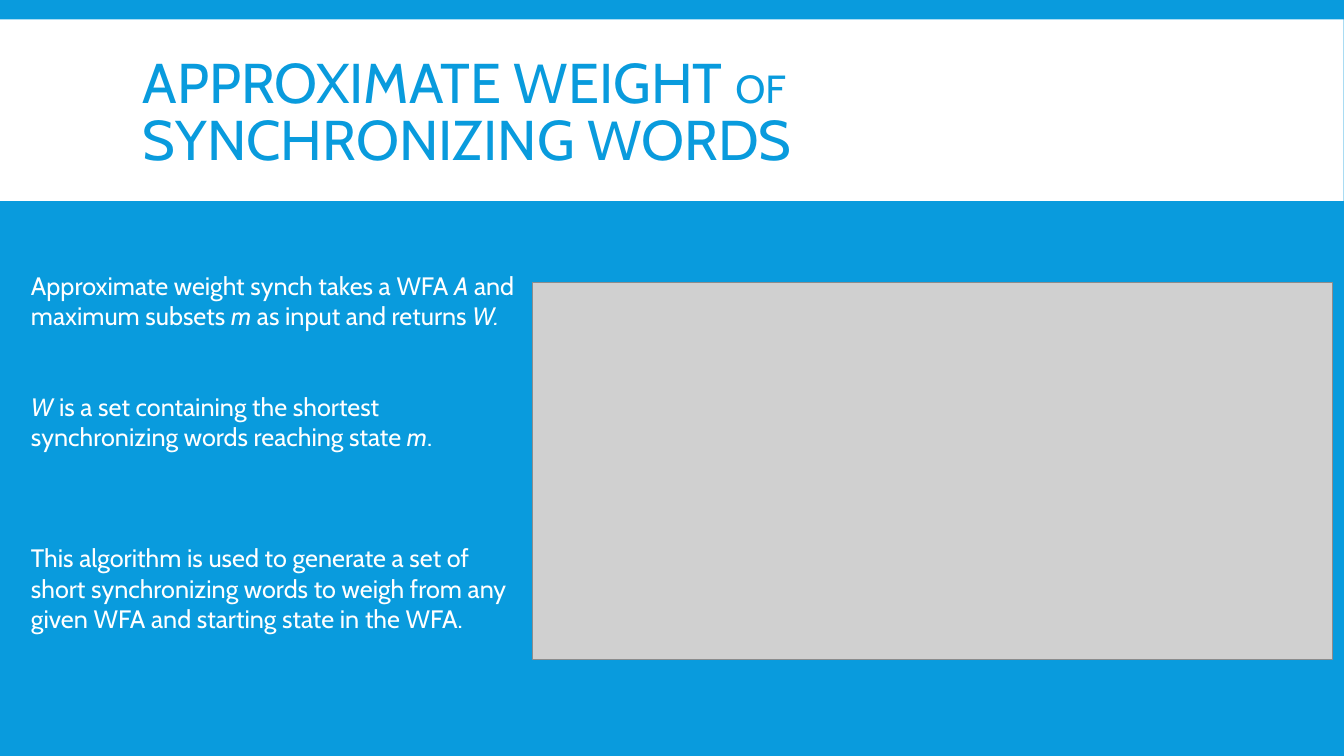
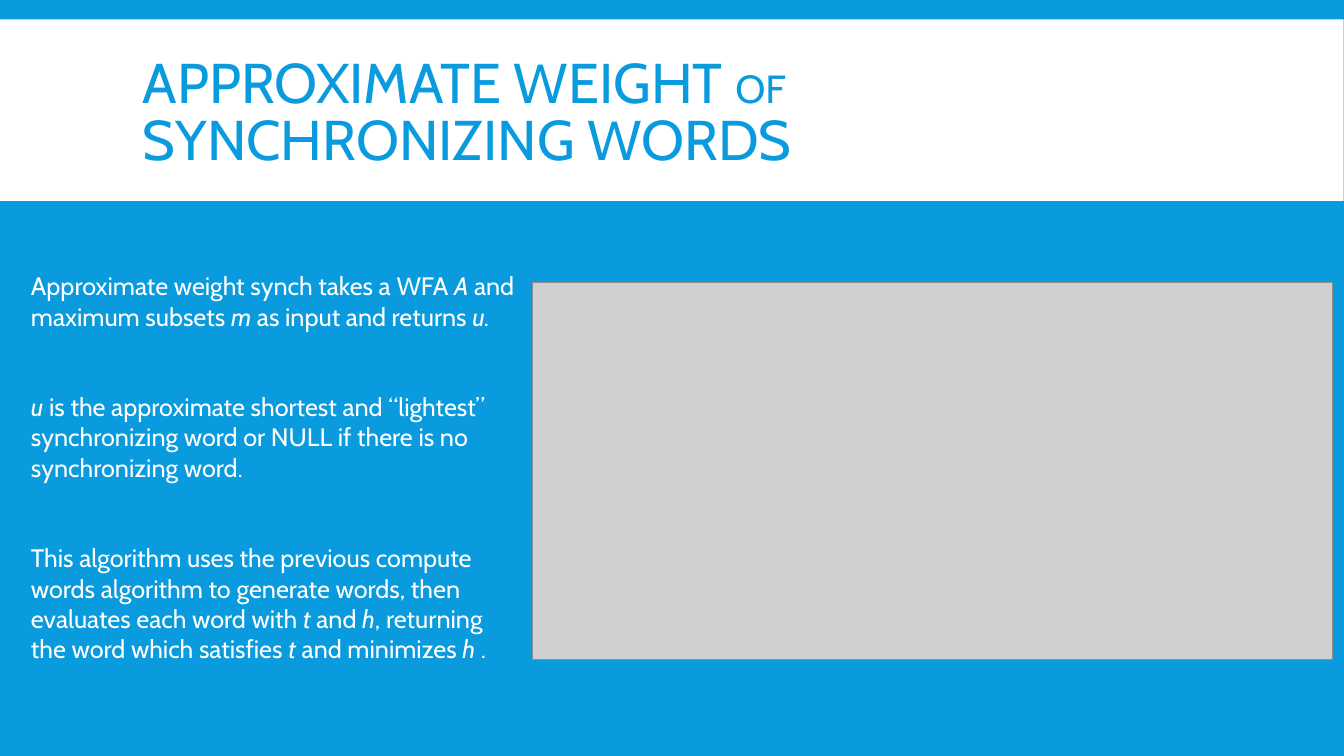
Before and after one commit to Jacobsma/CS477-Project, a slide deck: slide 13 of project.pptx (slide 14 before the commit). Drawn at 1344x756 pixels with LibreOffice and Linux fonts; fonts in the diff are those of the drawing; grey boxes stand for pictures. Boxes give left, top, right and bottom in pixels: in the first picture for what was removed or moved away, otherwise in the second. Text is boxed around its words. In the diff, an @@ line names an element or a change of style, - is before the commit and + after.

Commit message:
Updated slides
Fixed algorithm slides, added heuristics and new additions slides

```diff
--- a/project.pptx
+++ b/project.pptx
@@ text at [31,276,514,659]: text changed @@
-Approximate weight synch takes a WFA A and maximum subsets m as input and returns W.
-W is a set containing the shortest synchronizing words reaching state m.
-This algorithm is used to generate a set of short synchronizing words to weigh from any given WFA and starting state in the WFA.
+Approximate weight synch takes a WFA A and maximum subsets m as input and returns u.
+u is the approximate shortest and “lightest” synchronizing word or NULL if there is no synchronizing word.
+This algorithm uses the previous compute words algorithm to generate words, then evaluates each word with t and h, returning the word which satisfies t and minimizes h .
```
Also in this commit, not shown: 3 other slides changed, 7 slides added, 1 slide removed, 2 other files.
